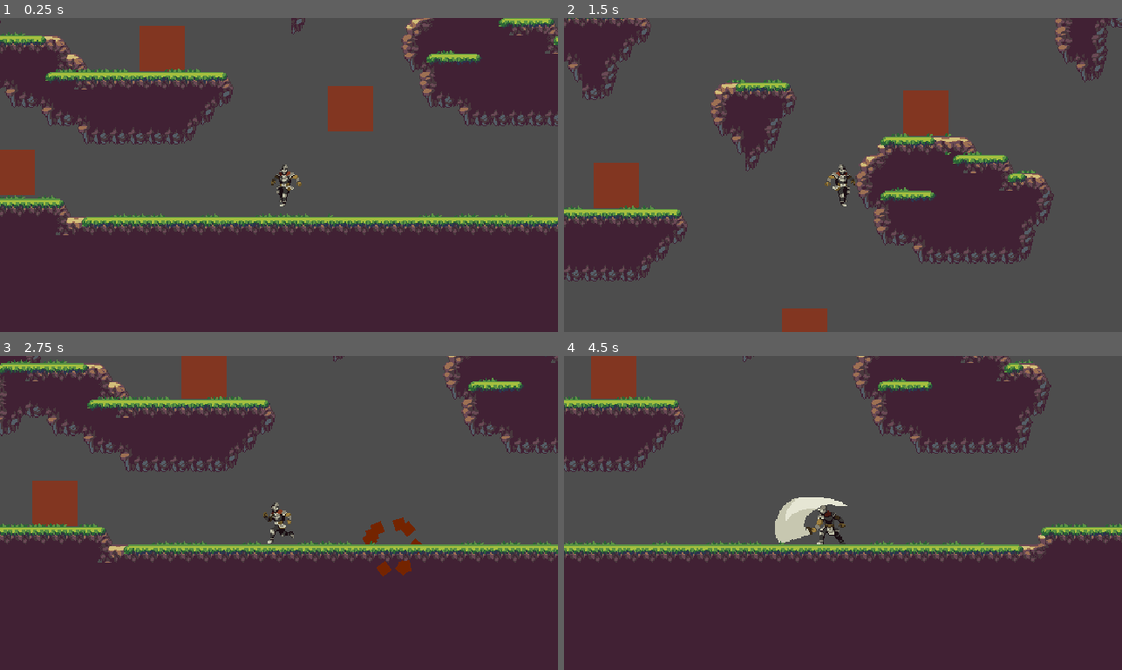
Above: before the commit, frames 1-4 (two rows, left to right).
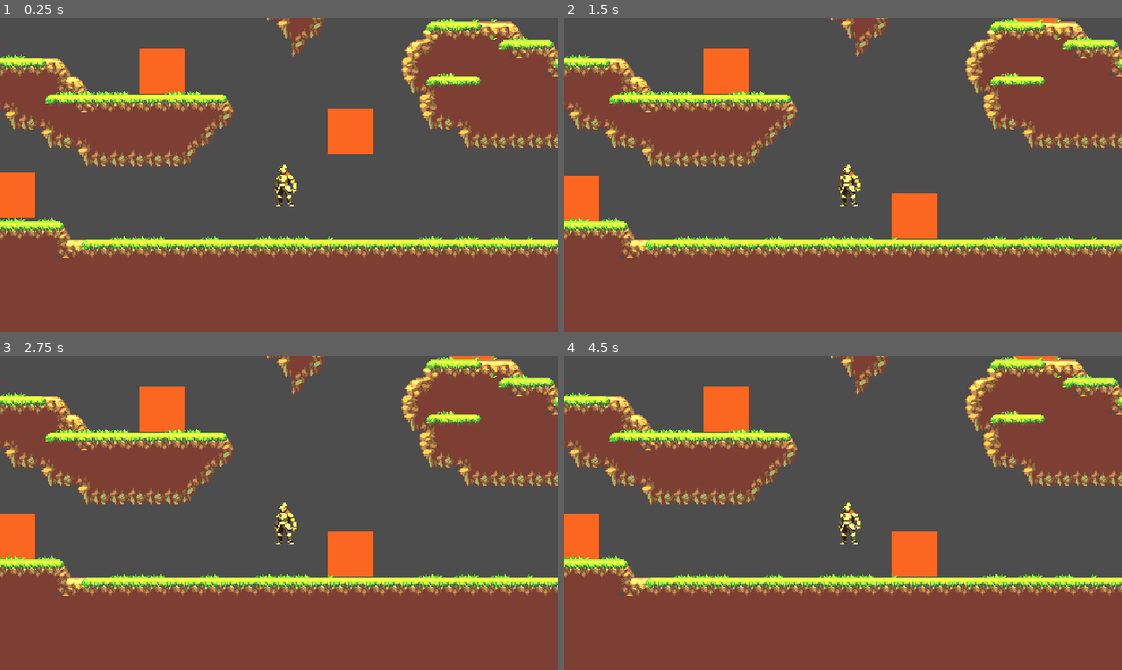
Above: after the commit, the same moments.

Repository: Olejafk/GodotPlatformer
Game: Godot game, scene res://Scenes/world.tscn
The game is run twice, just before and just after one commit, with the same random seed, the same clock (stepped at 60 frames per second) and the same inputs.
Inputs (mouse positions are in pixels of both pictures, inside the frame that each line leads up to):
- Up to frame 1 (0.25 s): no input
- Up to frame 2 (1.5 s): move the mouse to (965, 159) at 0.52 s; hold Shift (crouch) 0.53-1.28 s; hold D (move_right) from 0.53 s (still down); click (965, 159) at 0.6 s; tap Space (jump) at 0.77, 1.07 s; move the mouse to (731, 190) at 1.27 s; tap Shift (crouch) at 1.35 s
- Up to frame 3 (2.75 s): tap Space (jump) at 1.52, 1.55, 1.82, 2.1 s; move the mouse to (334, 443) at 2.02 s; release D (move_right) at 2.03 s; hold A (move_left) from 2.03 s (still down); click (334, 443) at 2.3 s
- Up to frame 4 (4.5 s): move the mouse to (815, 575) at 2.77 s; release A (move_left) at 2.78 s; hold D (move_right) 2.78-4.28 s; click (815, 575) at 2.85 s; tap Space (jump) at 3.02, 3.32, 3.77, 3.8, 4.07 s; tap Shift (crouch) at 3.05 s; move the mouse to (1010, 560) at 3.52 s; hold Shift (crouch) 3.53-4.28 s; move the mouse to (675, 465) at 4.27 s; hold A (move_left) from 4.28 s (still down); click (675, 465) at 4.35 s

The runs differ from the first frame. In frame 1, 63% of the frame differs, in the area x 0-100%, y 0-100%; in frame 2, 65%; in frame 3, 70%; in frame 4, 69%.
Error after the commit: Parse Error: Standalone lambdas cannot be accessed. Consider assigning it to a variable. (res://Scripts/player.gd:117)

Commit message:
updating to work further on a different computer
barely any changes

Diff:
--- a/Scenes/player.tscn
+++ b/Scenes/player.tscn
@@ -502,6 +502,9 @@
 [node name="Player" type="CharacterBody2D"]
 position = Vector2(-50, -40)
 script = ExtResource("1_t0jsh")
+speed = null
+gravity = null
+jump_force = null
 
 [node name="Camera2D" type="Camera2D" parent="."]
 position = Vector2(0, 12)
@@ -533,16 +536,6 @@
 [node name="CrouchRaycast_2" type="RayCast2D" parent="."]
 position = Vector2(-10, 26)
 target_position = Vector2(2.08165e-12, -25)
-
-[node name="AttackRaycast_1" type="RayCast2D" parent="."]
-position = Vector2(2.08165e-12, 20)
-scale = Vector2(10, 10)
-target_position = Vector2(-8, 2.08165e-12)
-
-[node name="AttackRaycast_2" type="RayCast2D" parent="."]
-position = Vector2(2.08165e-12, 20)
-scale = Vector2(5, 5)
-target_position = Vector2(2.08165e-12, -8)
 
 [node name="CPUParticles2D" type="CPUParticles2D" parent="."]
 position = Vector2(0, 21)
@@ -564,4 +557,11 @@
 scale_amount_max = 0.01
 color = Color(0.8, 0.101961, 0, 1)
 
+[node name="AttackHitbox" type="Area2D" parent="."]
+position = Vector2(2.08165e-12, 21)
+
+[node name="CollisionPolygon2D" type="CollisionPolygon2D" parent="AttackHitbox"]
+polygon = PackedVector2Array(-24, 9, -30, 18, -50, 18, -57, 11, -57, -4, -49, -19, -36, -25, -1, -24, 16, -13, -7, -16, -24, -9, -31, 1)
+
 [connection signal="timeout" from="attackCD" to="." method="_on_attack_cd_timeout"]
+[connection signal="body_entered" from="AttackHitbox" to="." method="_on_attack_hitbox_body_entered"]
--- a/Scenes/world.tscn
+++ b/Scenes/world.tscn
@@ -1,9 +1,12 @@
-[gd_scene load_steps=5 format=3 uid="uid://btmjrlpvos0b2"]
+[gd_scene load_steps=6 format=3 uid="uid://btmjrlpvos0b2"]
 
 [ext_resource type="PackedScene" uid="uid://bje6wcpr8n5r" path="res://Scenes/player.tscn" id="1_1rqvb"]
 [ext_resource type="PackedScene" uid="uid://csai6mj4x4p2g" path="res://box.tscn" id="3_fbaiw"]
 [ext_resource type="PackedScene" uid="uid://cttwaku2co0yf" path="res://Scenes/tile_map.tscn" id="3_wev3w"]
 [ext_resource type="PackedScene" uid="uid://ddoxio54tj07d" path="res://Scripts/Bat_script.tscn" id="4_u0lyk"]
+
+[sub_resource type="OccluderPolygon2D" id="OccluderPolygon2D_aajue"]
+polygon = PackedVector2Array(-42, -14, -33, 3, -33, 16, 19, 16, 29, 31, 36, 32, 45, 47, 166, 48, 174, 64, 169, 77, 156, 78, 153, 93, 141, 94, 134, 111, 42, 111, 34, 95, 8, 96, 1, 79, -24, 80, -31, 63, -49, 63, -58, 79, -71, 80, -79, 69, -79, 32, -118, 33, -127, 20, -128, -3, -121, -16, -91, -18, -92, -28, -79, -34, -61, -33, -51, -17)
 
 [node name="World" type="Node2D"]
 
@@ -37,3 +40,10 @@
 
 [node name="Bat4" parent="." instance=ExtResource("4_u0lyk")]
 position = Vector2(901, 1332)
+
+[node name="DirectionalLight2D" type="DirectionalLight2D" parent="."]
+position = Vector2(91, -184)
+color = Color(0.929412, 0.905882, 0, 1)
+
+[node name="LightOccluder2D" type="LightOccluder2D" parent="."]
+occluder = SubResource("OccluderPolygon2D_aajue")
--- a/Scripts/Bat_script.tscn
+++ b/Scripts/Bat_script.tscn
@@ -4,110 +4,6 @@
 [ext_resource type="Texture2D" uid="uid://dm4thiple0w2u" path="res://Assets/EnemyArt/Bat_enemy_idle_animation.png" id="2_21008"]
 [ext_resource type="Texture2D" uid="uid://tggqqv6ei7xs" path="res://Assets/EffectsArt/d2d9543e6df153f.png" id="3_0wiqf"]
 [ext_resource type="Texture2D" uid="uid://b2y32mfvolcvj" path="res://Assets/EnemyArt/pixil-frame-0.png" id="3_citwv"]
-
-[sub_resource type="Animation" id="Animation_j1mxl"]
-resource_name = "Bat_idle"
-length = 0.3
-loop_mode = 1
-tracks/0/type = "value"
-tracks/0/imported = false
-tracks/0/enabled = true
-tracks/0/path = NodePath("Sprite2D:hframes")
-tracks/0/interp = 1
-tracks/0/loop_wrap = true
-tracks/0/keys = {
-"times": PackedFloat32Array(0),
-"transitions": PackedFloat32Array(1),
-"update": 1,
-"values": [3]
-}
-tracks/1/type = "value"
-tracks/1/imported = false
-tracks/1/enabled = true
-tracks/1/path = NodePath("Sprite2D:vframes")
-tracks/1/interp = 1
-tracks/1/loop_wrap = true
-tracks/1/keys = {
-"times": PackedFloat32Array(0),
-"transitions": PackedFloat32Array(1),
-"update": 1,
-"values": [1]
-}
-tracks/2/type = "value"
-tracks/2/imported = false
-tracks/2/enabled = true
-tracks/2/path = NodePath("Sprite2D:texture")
-tracks/2/interp = 1
-tracks/2/loop_wrap = true
-tracks/2/keys = {
-"times": PackedFloat32Array(0),
-"transitions": PackedFloat32Array(1),
-"update": 1,
-"values": [ExtResource("2_21008")]
-}
-tracks/3/type = "value"
-tracks/3/imported = false
-tracks/3/enabled = true
-tracks/3/path = NodePath("Sprite2D:frame")
-tracks/3/interp = 1
-tracks/3/loop_wrap = true
-tracks/3/keys = {
-"times": PackedFloat32Array(0, 0.1, 0.2),
-"transitions": PackedFloat32Array(1, 1, 1),
-"update": 1,
-"values": [0, 1, 2]
-}
-
-[sub_resource type="Animation" id="Animation_0pfcy"]
-length = 0.001
-tracks/0/type = "value"
-tracks/0/imported = false
-tracks/0/enabled = true
-tracks/0/path = NodePath("Sprite2D:hframes")
-tracks/0/interp = 1
-tracks/0/loop_wrap = true
-tracks/0/keys = {
-"times": PackedFloat32Array(0),
-"transitions": PackedFloat32Array(1),
-"update": 1,
-"values": [3]
-}
-tracks/1/type = "value"
-tracks/1/imported = false
-tracks/1/enabled = true
-tracks/1/path = NodePath("Sprite2D:texture")
-tracks/1/interp = 1
-tracks/1/loop_wrap = true
-tracks/1/keys = {
-"times": PackedFloat32Array(0),
-"transitions": PackedFloat32Array(1),
-"update": 1,
-"values": [ExtResource("2_21008")]
-}
-tracks/2/type = "value"
-tracks/2/imported = false
-tracks/2/enabled = true
-tracks/2/path = NodePath("Sprite2D:vframes")
-tracks/2/interp = 1
-tracks/2/loop_wrap = true
-tracks/2/keys = {
-"times": PackedFloat32Array(0),
-"transitions": PackedFloat32Array(1),
-"update": 1,
-"values": [1]
-}
-tracks/3/type = "value"
-tracks/3/imported = false
-tracks/3/enabled = true
-tracks/3/path = NodePath("Sprite2D:frame")
-tracks/3/interp = 1
-tracks/3/loop_wrap = true
-tracks/3/keys = {
-"times": PackedFloat32Array(0),
-"transitions": PackedFloat32Array(1),
-"update": 1,
-"values": [0]
-}
 
 [sub_resource type="Animation" id="Animation_f6fyt"]
 resource_name = "Bat_Dead"
@@ -145,6 +41,110 @@
 tracks/2/loop_wrap = true
 tracks/2/keys = {
 "times": PackedFloat32Array(1),
+"transitions": PackedFloat32Array(1),
+"update": 1,
+"values": [1]
+}
+tracks/3/type = "value"
+tracks/3/imported = false
+tracks/3/enabled = true
+tracks/3/path = NodePath("Sprite2D:frame")
+tracks/3/interp = 1
+tracks/3/loop_wrap = true
+tracks/3/keys = {
+"times": PackedFloat32Array(0),
+"transitions": PackedFloat32Array(1),
+"update": 1,
+"values": [0]
+}
+
+[sub_resource type="Animation" id="Animation_j1mxl"]
+resource_name = "Bat_idle"
+length = 0.3
+loop_mode = 1
+tracks/0/type = "value"
+tracks/0/imported = false
+tracks/0/enabled = true
+tracks/0/path = NodePath("Sprite2D:hframes")
+tracks/0/interp = 1
+tracks/0/loop_wrap = true
+tracks/0/keys = {
+"times": PackedFloat32Array(0),
+"transitions": PackedFloat32Array(1),
+"update": 1,
+"values": [3]
+}
+tracks/1/type = "value"
+tracks/1/imported = false
+tracks/1/enabled = true
+tracks/1/path = NodePath("Sprite2D:vframes")
+tracks/1/interp = 1
+tracks/1/loop_wrap = true
+tracks/1/keys = {
+"times": PackedFloat32Array(0),
+"transitions": PackedFloat32Array(1),
+"update": 1,
+"values": [1]
+}
+tracks/2/type = "value"
+tracks/2/imported = false
+tracks/2/enabled = true
+tracks/2/path = NodePath("Sprite2D:texture")
+tracks/2/interp = 1
+tracks/2/loop_wrap = true
+tracks/2/keys = {
+"times": PackedFloat32Array(0),
+"transitions": PackedFloat32Array(1),
+"update": 1,
+"values": [ExtResource("2_21008")]
+}
+tracks/3/type = "value"
+tracks/3/imported = false
+tracks/3/enabled = true
+tracks/3/path = NodePath("Sprite2D:frame")
+tracks/3/interp = 1
+tracks/3/loop_wrap = true
+tracks/3/keys = {
+"times": PackedFloat32Array(0, 0.1, 0.2),
+"transitions": PackedFloat32Array(1, 1, 1),
+"update": 1,
+"values": [0, 1, 2]
+}
+
+[sub_resource type="Animation" id="Animation_0pfcy"]
+length = 0.001
+tracks/0/type = "value"
+tracks/0/imported = false
+tracks/0/enabled = true
+tracks/0/path = NodePath("Sprite2D:hframes")
+tracks/0/interp = 1
+tracks/0/loop_wrap = true
+tracks/0/keys = {
+"times": PackedFloat32Array(0),
+"transitions": PackedFloat32Array(1),
+"update": 1,
+"values": [3]
+}
+tracks/1/type = "value"
+tracks/1/imported = false
+tracks/1/enabled = true
+tracks/1/path = NodePath("Sprite2D:texture")
+tracks/1/interp = 1
+tracks/1/loop_wrap = true
+tracks/1/keys = {
+"times": PackedFloat32Array(0),
+"transitions": PackedFloat32Array(1),
+"update": 1,
+"values": [ExtResource("2_21008")]
+}
+tracks/2/type = "value"
+tracks/2/imported = false
+tracks/2/enabled = true
+tracks/2/path = NodePath("Sprite2D:vframes")
+tracks/2/interp = 1
+tracks/2/loop_wrap = true
+tracks/2/keys = {
+"times": PackedFloat32Array(0),
 "transitions": PackedFloat32Array(1),
 "update": 1,
 "values": [1]
--- a/Scripts/player.gd
+++ b/Scripts/player.gd
@@ -10,8 +10,7 @@
 @onready var crouch_raycast1 = $CrouchRaycast_1
 @onready var crouch_raycast2 = $CrouchRaycast_2
 @onready var attackCD = $attackCD
-@onready var attack_raycast1 = $AttackRaycast_1
-@onready var attack_raycast2 = $AttackRaycast_2
+@onready var attack_hitbox = $AttackHitbox
 
 var is_crouching = false
 var stuck_under_object = false
@@ -93,9 +92,9 @@
 	sprite.flip_h = (horizontal_direction == -1)
 	sprite.position.x = horizontal_direction * 4
 	if sprite.flip_h == false:
-		attack_raycast1.target_position.x = 8
+		attack_hitbox.scale.x = -1
 	elif sprite.flip_h == true:
-		attack_raycast1.target_position.x = -8
+		attack_hitbox.scale.x = 1
 
 func crouch():
 	if is_crouching:
@@ -114,19 +113,14 @@
 func attack():
 	if is_attacking:
 		return
-	if attack_raycast1.is_colliding():
-		if attack_raycast1.get_collider().has_method("destroy"):
-			attack_raycast1.get_collider().destroy()
-		if attack_raycast1.get_collider().has_method("hurt"):
-			attack_raycast1.get_collider().hurt()
-	if attack_raycast2.is_colliding():
-		if attack_raycast2.get_collider().has_method("hurt"):
-			attack_raycast2.get_collider().hurt()
-		if attack_raycast2.get_collider().has_method("destroy"):
-			attack_raycast2.get_collider().destroy()
-
-	is_attacking = true
-	attackCD.start()
+	else:
+		func _on_attack_hitbox_body_entered(body):
+			if body.has_method("destroy"):
+				body.destroy()
+			if body.has_method("hurt"):
+				body.hurt()
+		is_attacking = true
+		attackCD.start()
 
 func _on_attack_cd_timeout():
 	is_attacking = false
